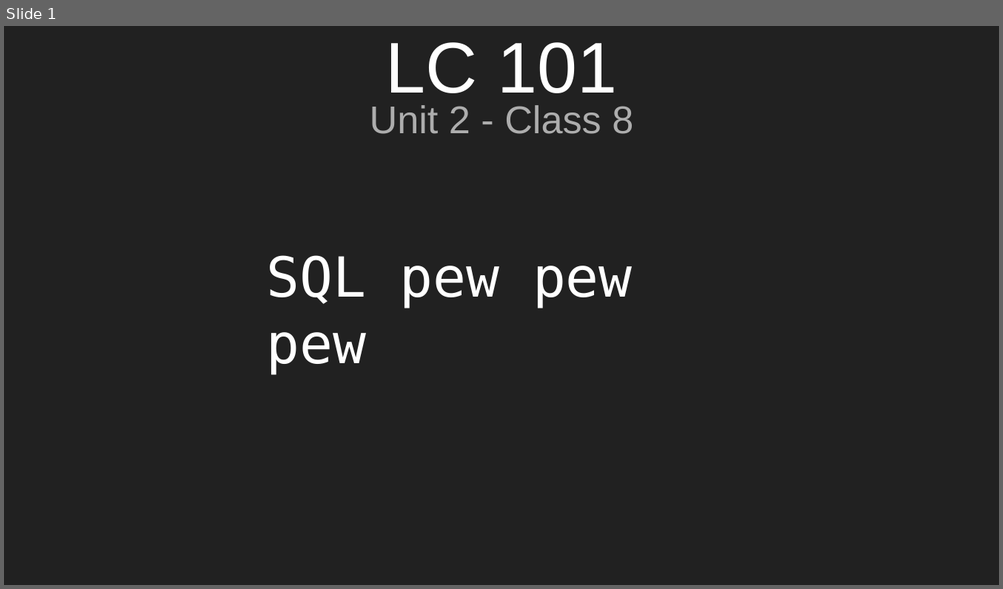
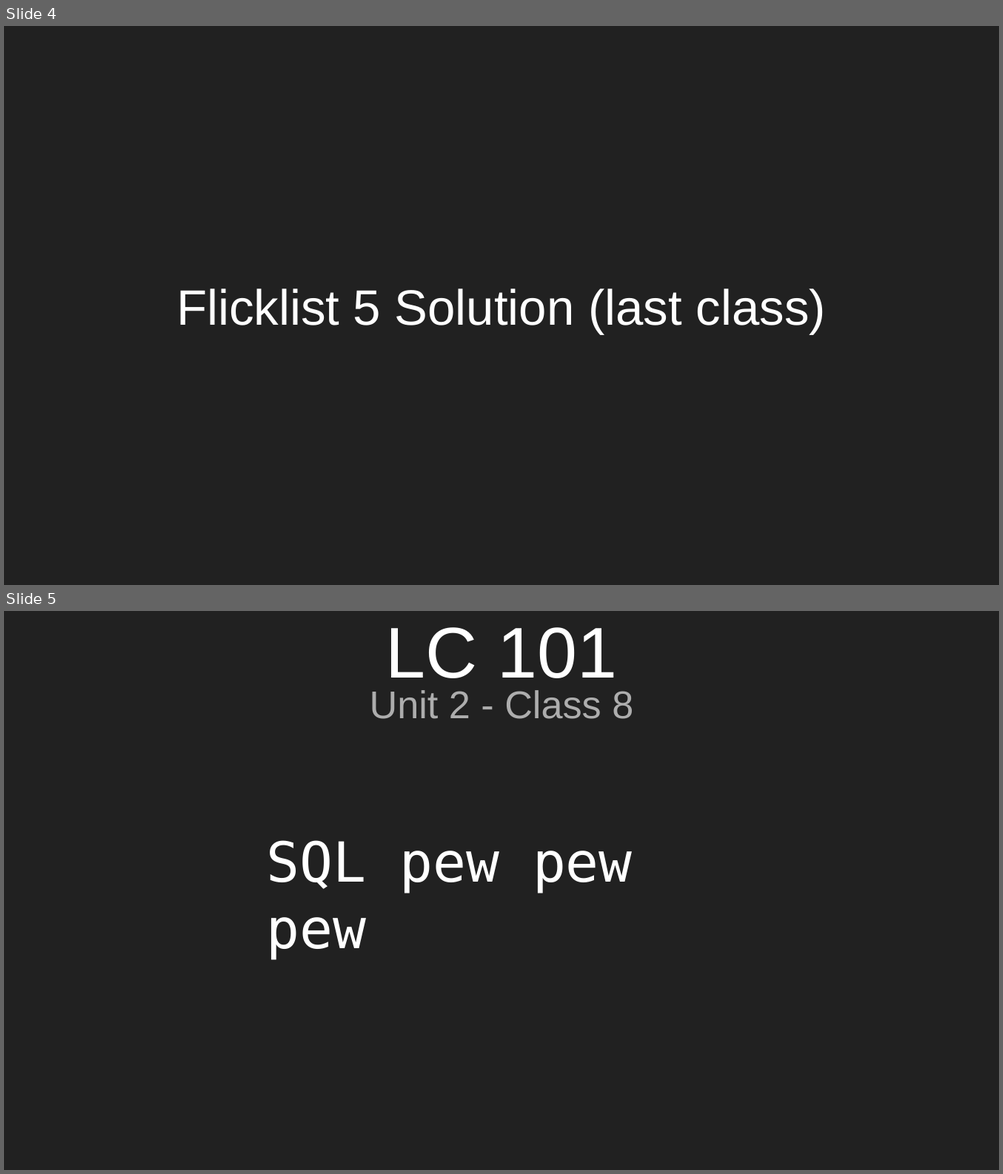
Before and after one commit to aleesham/lc101-unit2, a slide deck: slides/Unit 2 - LC 101 - Class 8.pptx. Shown one above the other, each under a label of ours: slide 1 before the commit, slides 4 and 5 after it. The pictures are 1003x589 and 1003x1174 pixels, drawn with LibreOffice and Linux fonts; fonts in the diff are those of the drawing. Boxes give left, top, right and bottom in pixels: in the first picture for what was removed or moved away, otherwise in the second. Text is boxed around its words. In the diff, an @@ line names an element or a change of style, - is before the commit and + after.

Commit message:
finished class8 prep

```diff
--- a/slides/Unit 2 - LC 101 - Class 8.pptx
+++ b/slides/Unit 2 - LC 101 - Class 8.pptx
@@ slide 4 added at bbox=[4, 26, 999, 585], background #212121 @@
@@ title added at bbox=[176, 289, 825, 335], 36 pt, text #FFFFFF @@
+Flicklist 5 Solution (last class)
@@ what was slide 1 is now slide 5 @@
```
Also in this commit, not shown: 6 other slides added, 7 slides removed, 1 other file.
